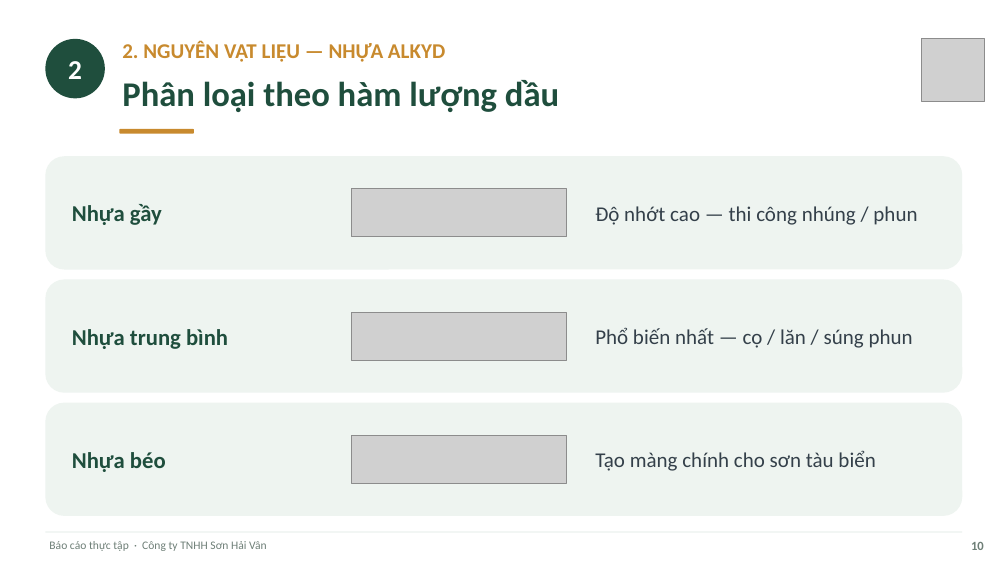
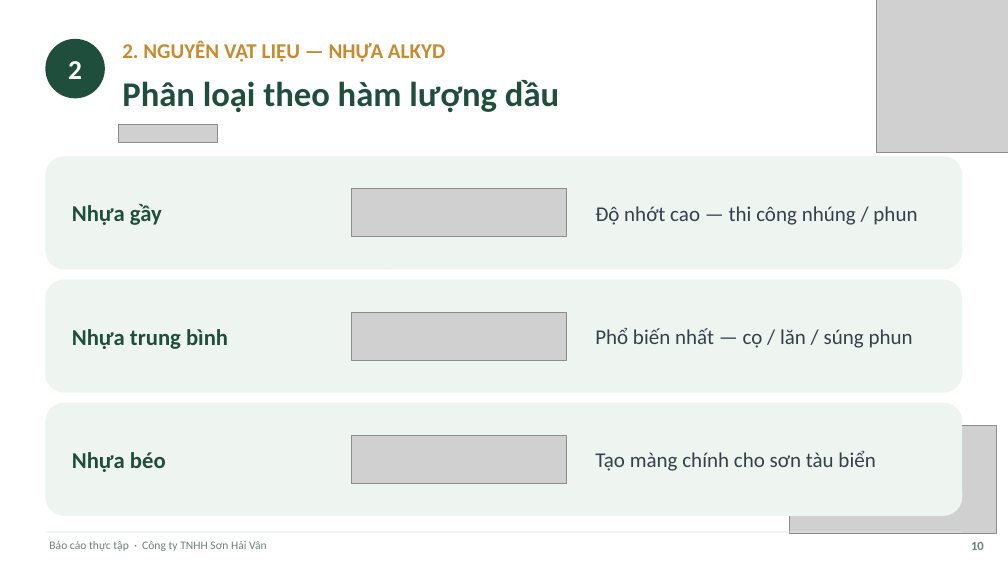
Before and after one commit to tranconcoder/pubic-resources, a slide deck: slide 10 of SuHeo/Báo cáo thực tập - Sơn Hải Vân.pptx. Drawn at 1008x567 pixels with LibreOffice and Linux fonts; fonts in the diff are those of the drawing; grey boxes stand for pictures. Boxes give left, top, right and bottom in pixels: in the first picture for what was removed or moved away, otherwise in the second. Text is boxed around its words. In the diff, an @@ line names an element or a change of style, - is before the commit and + after.

```diff
--- a/SuHeo/Báo cáo thực tập - Sơn Hải Vân.pptx
+++ b/SuHeo/Báo cáo thực tập - Sơn Hải Vân.pptx
@@ picture added at [876,0,1008,153] @@
@@ picture removed at [922,39,985,101] @@
@@ picture added at [118,124,217,143] @@
@@ rounded rectangle removed at [119,129,194,134] @@
@@ picture added at [789,426,996,533] @@
```
Also in this commit, not shown: 34 other slides changed, 1 other file.
